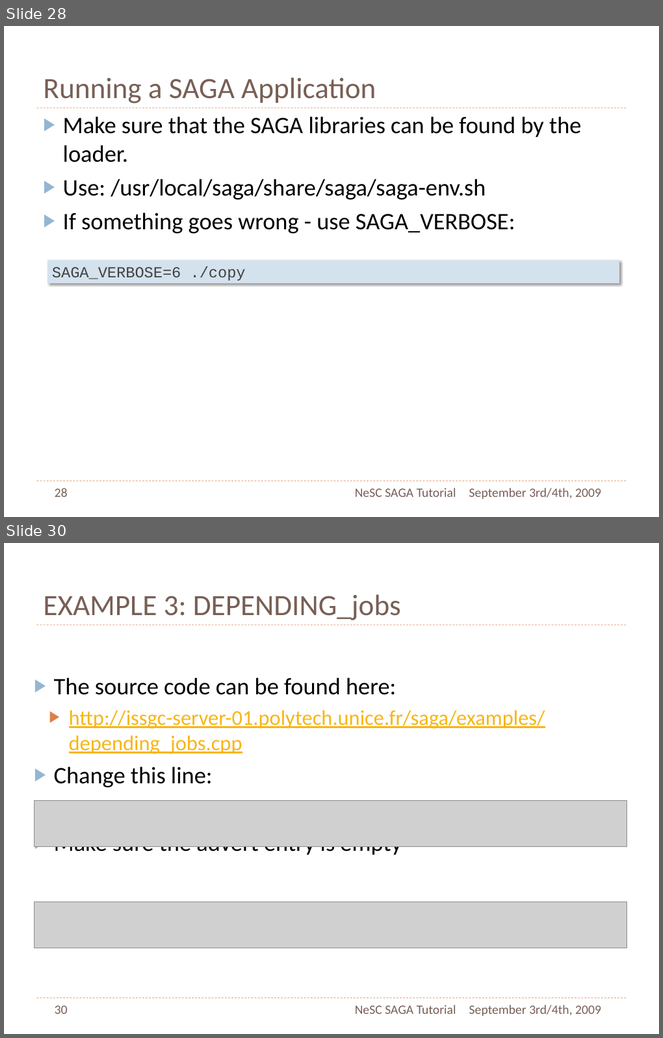
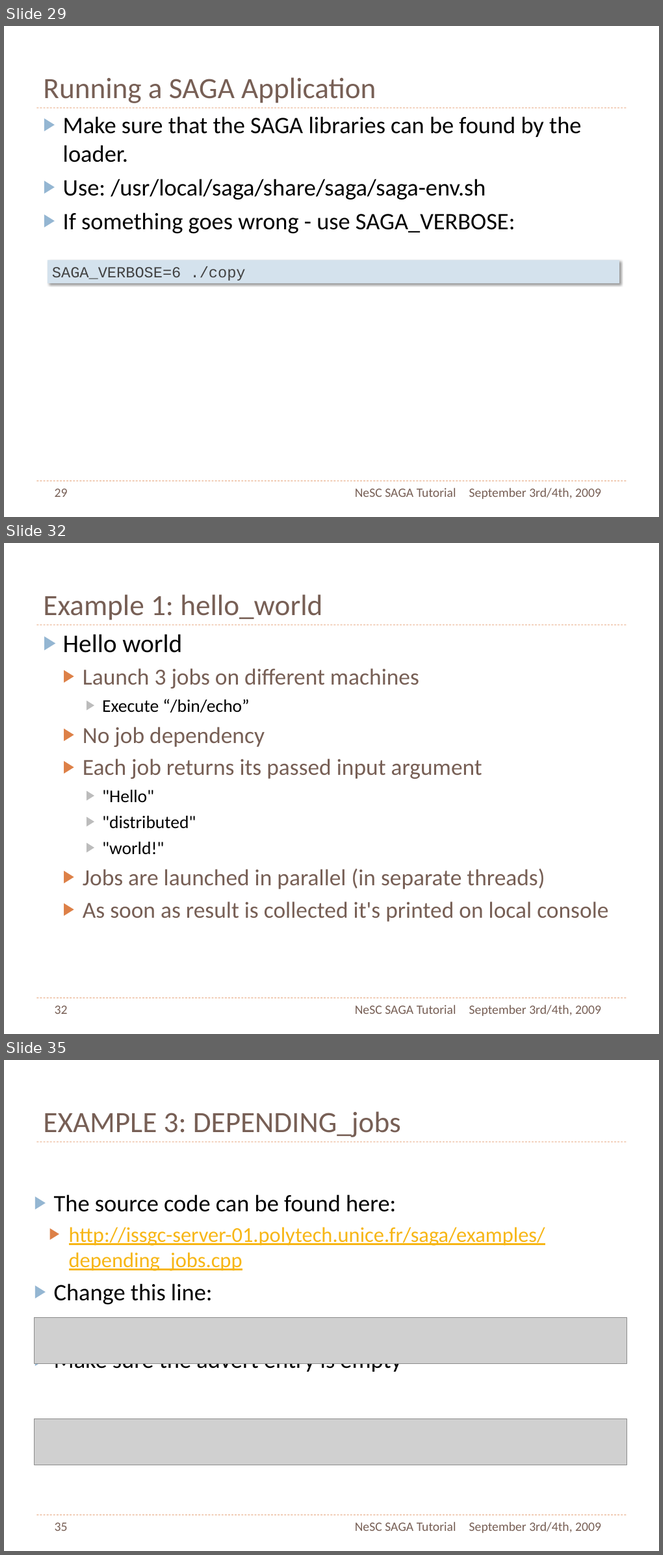
Before and after one commit to saga-project/saga-cpp-legacy-projects, a slide deck: tutorial/NeSC-2009/NeSC09-Practical-PPT.pptx. Shown one above the other, each under a label of ours: slides 28 and 30 before the commit, slides 29, 32 and 35 after it; the slides between them are not shown. The pictures are 663x1038 and 663x1555 pixels, drawn with LibreOffice and Linux fonts; fonts in the diff are those of the drawing; grey boxes stand for pictures. Boxes give left, top, right and bottom in pixels: in the first picture for what was removed or moved away, otherwise in the second. Text is boxed around its words. In the diff, an @@ line names an element or a change of style, - is before the commit and + after.

```diff
--- a/tutorial/NeSC-2009/NeSC09-Practical-PPT.pptx
+++ b/tutorial/NeSC-2009/NeSC09-Practical-PPT.pptx
@@ slide 32 added at (x1=4, y1=543, x2=659, y2=1034), background #FFFFFF; not listed: 2 template elements that a slide beside it also shows @@
@@ title added at (x1=43, y1=594, x2=322, y2=620), 46 pt, text #775F55 @@
+Example 1: hello_world
@@ text added at (x1=63, y1=634, x2=608, y2=922), 36 pt, text #775F55 @@
+▶ Hello world
+  ▶ Launch 3 jobs on different machines
+    ▶ Execute “/bin/echo”
+  ▶ No job dependency
+  ▶ Each job returns its passed input argument
+    ▶ "Hello"
+    ▶ "distributed"
+    ▶ "world!"
+  ▶ Jobs are launched in parallel (in separate threads)
+  ▶ As soon as result is collected it's printed on local console
@@ page number added at (x1=55, y1=1006, x2=68, y2=1014), 20 pt, text #775F55 @@
+32
@@ text added at (x1=355, y1=1005, x2=456, y2=1014), 20 pt, text #775F55 @@
+NeSC SAGA Tutorial
@@ text added at (x1=469, y1=1005, x2=601, y2=1016), 20 pt, text #775F55 @@
+September 3rd/4th, 2009
@@ what was slide 28 is now slide 29 @@
@@ page number at (x1=55, y1=489, x2=68, y2=497): text changed @@
-28
+29
@@ what was slide 30 is now slide 35 @@
@@ page number at (x1=55, y1=1523, x2=68, y2=1531): text changed @@
-30
+35
```
Also in this commit, not shown: 3 slides changed, 4 other slides added, 1 other file.
